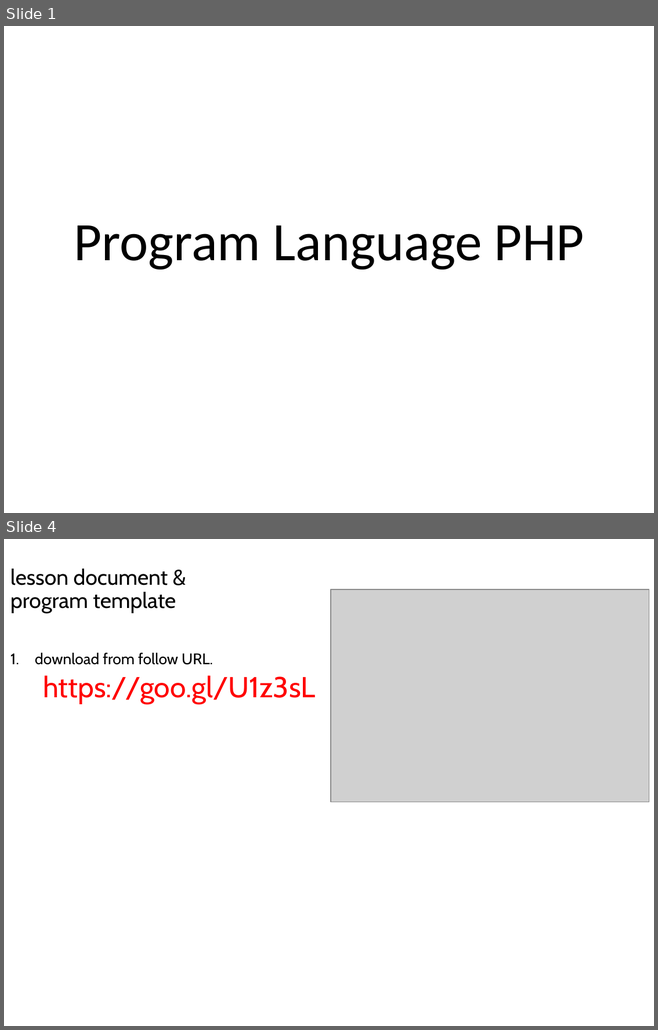
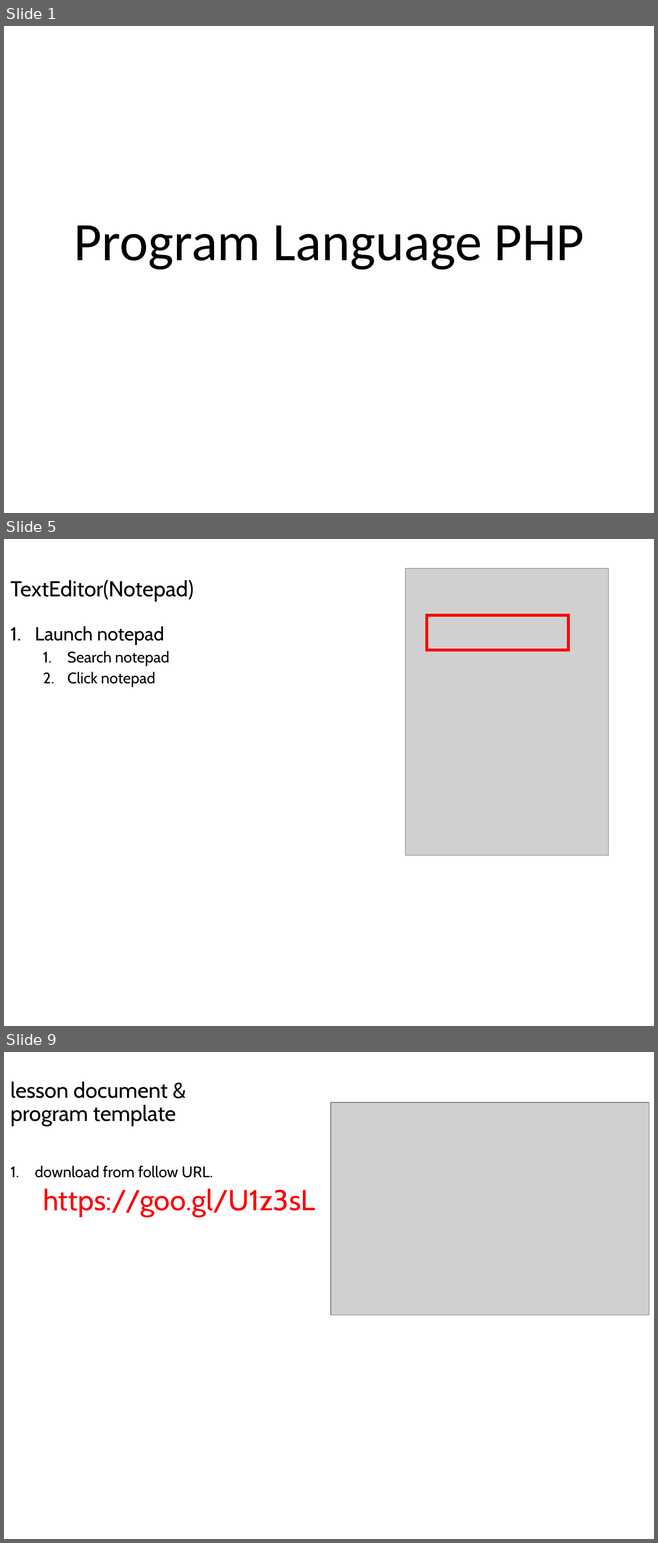
Before and after one commit to lastshogun13/php_lesson, a slide deck: ppt/lesson01.pptx. Shown one above the other, each under a label of ours: slides 1 and 4 before the commit, slides 1, 5 and 9 after it; the slides between them are not shown. The pictures are 658x1030 and 658x1543 pixels, drawn with LibreOffice and Linux fonts; fonts in the diff are those of the drawing; grey boxes stand for pictures. Boxes give left, top, right and bottom in pixels: in the first picture for what was removed or moved away, otherwise in the second. Text is boxed around its words. In the diff, an @@ line names an element or a change of style, - is before the commit and + after.

```diff
--- a/ppt/lesson01.pptx
+++ b/ppt/lesson01.pptx
@@ slide 5 added at (4,539,654,1026), background #FFFFFF @@
@@ picture added at (405,568,608,855) @@
@@ title added at (10,580,194,601), 24 pt, text #000000 @@
+TextEditor(Notepad)
@@ rectangle added at (426,616,568,651), outline #FF0000 3 pt @@
@@ text added at (35,626,169,687), 17 pt, text #000000 @@
+1. Launch notepad
+  1. Search notepad
+  2. Click notepad
@@ what was slide 4 is now slide 9 @@
```
Also in this commit, not shown: 1 slide changed, 4 other slides added.
